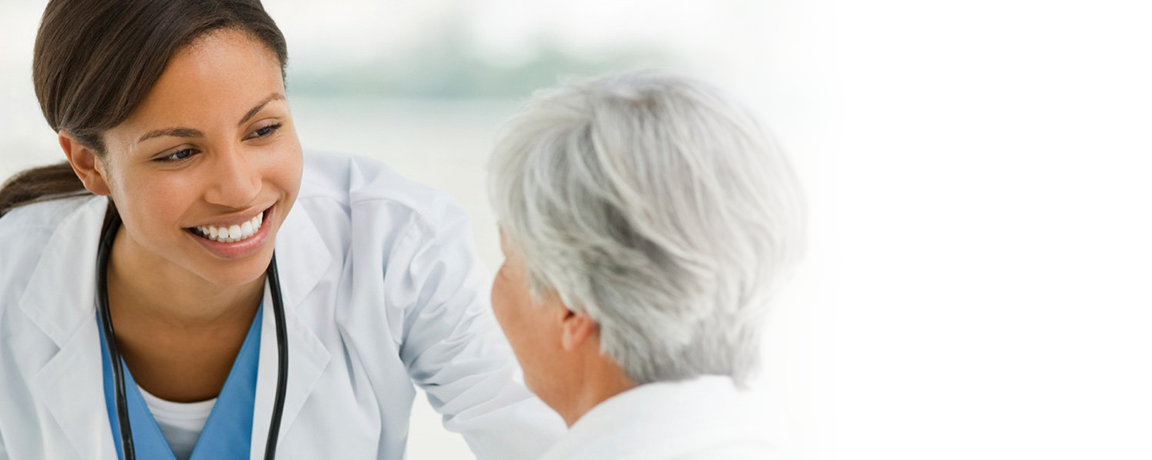
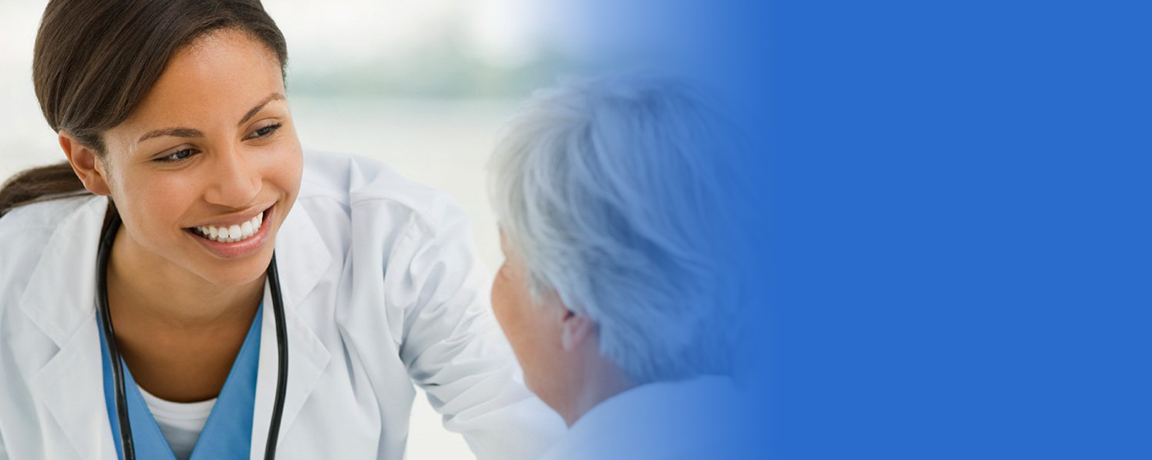
Comparing the layer stacks of the two 1152x460 images. Changes:
painted on "Rectangle 1" over [495, 0, 1152, 460]
